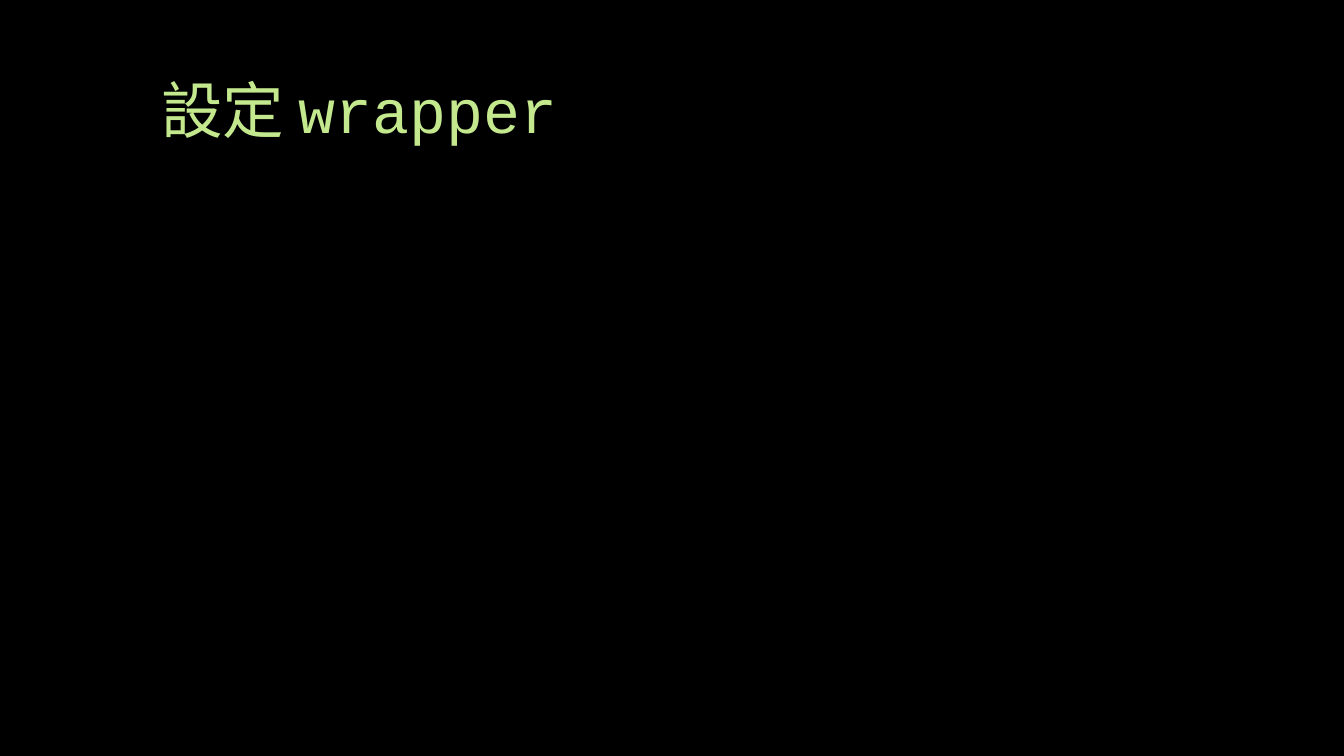
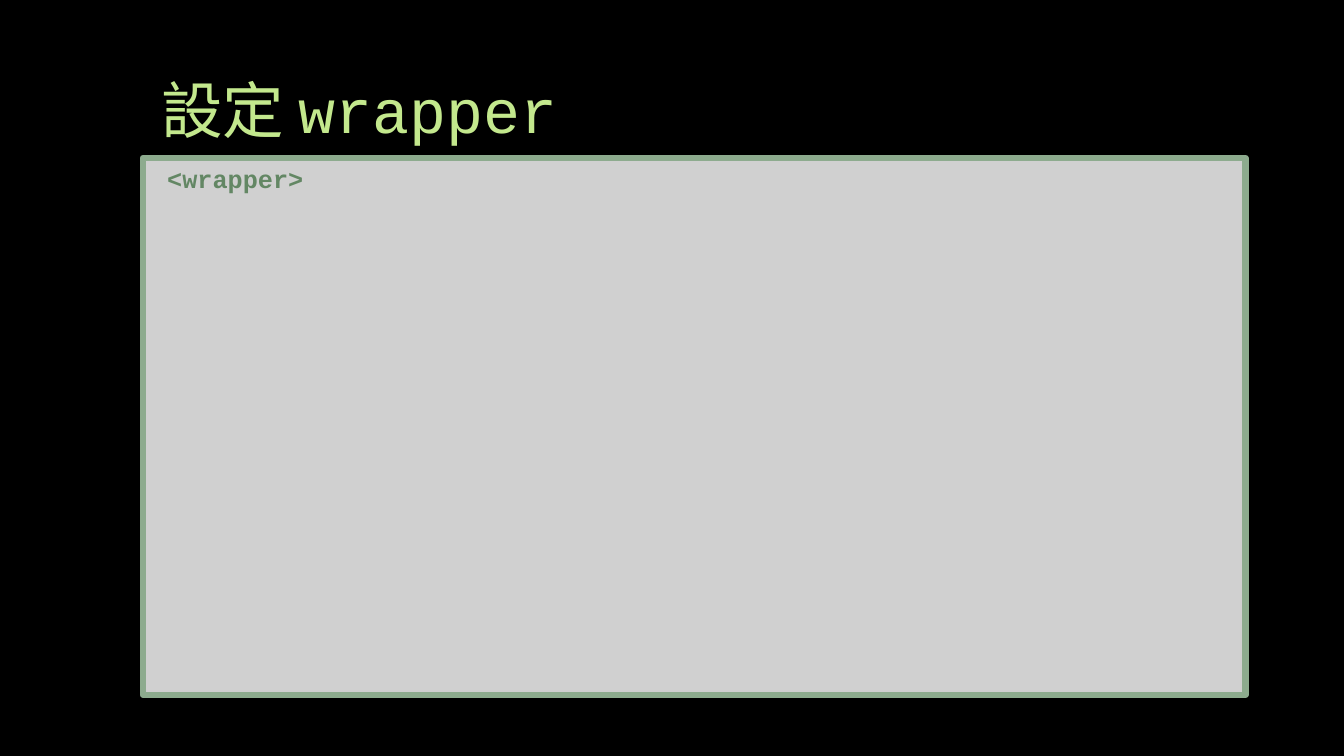
Before and after one commit to Alicexdcw/FrontEndTutorial, a slide deck: slide 25 of sidle-project-porfit.pptx (slide 24 before the commit). Drawn at 1344x756 pixels with LibreOffice and Linux fonts; fonts in the diff are those of the drawing; grey boxes stand for pictures. Boxes give left, top, right and bottom in pixels: in the first picture for what was removed or moved away, otherwise in the second. Text is boxed around its words. In the diff, an @@ line names an element or a change of style, - is before the commit and + after.

```diff
--- a/sidle-project-porfit.pptx
+++ b/sidle-project-porfit.pptx
@@ picture added at bbox=[143, 158, 1246, 696] @@
@@ rectangle added at bbox=[143, 158, 1246, 696], outline #8DAB8E 4.5 pt @@
@@ text added at bbox=[167, 173, 303, 193], 18 pt, text #638764, bold @@
+<wrapper>
```
Also in this commit, not shown: 4 slides added, 2 slides removed, 1 other file.
